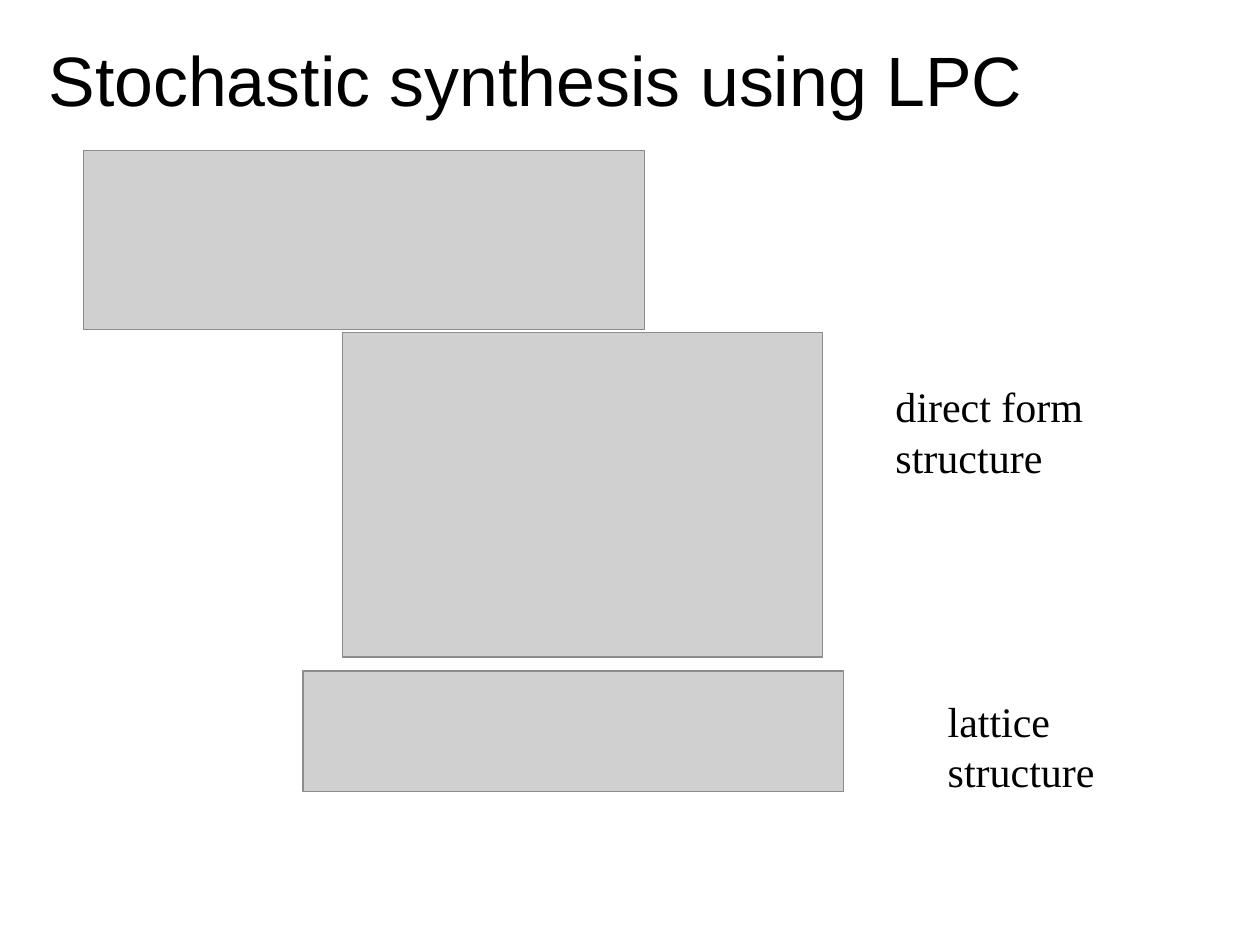
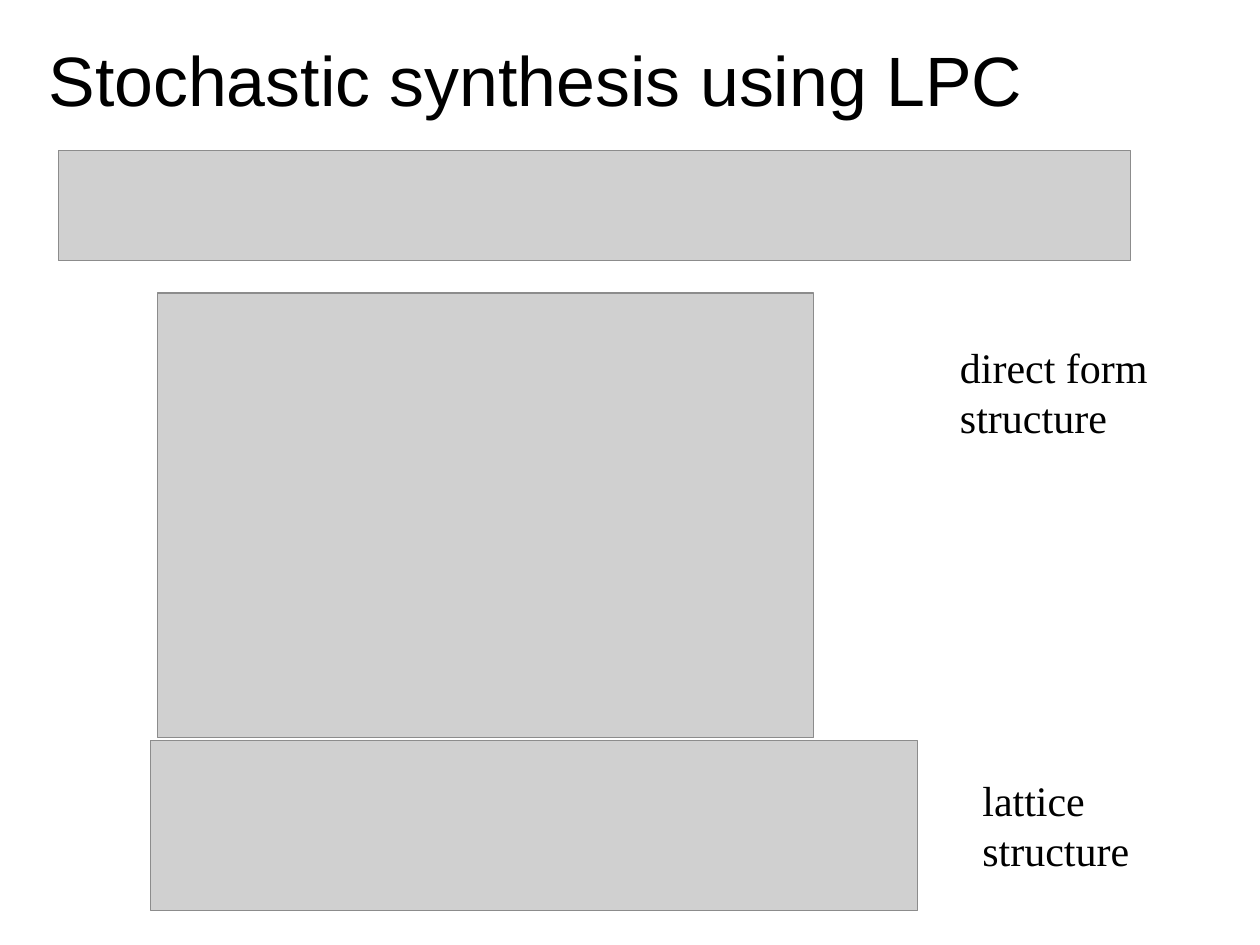
Before and after one commit to MTG/sms-tools, a slide deck: slide 8 of lectures/7-Sinusoidal-plus-residual-model/Stochastic-model.odp. Drawn at 1260x945 pixels with LibreOffice and Linux fonts; fonts in the diff are those of the drawing; grey boxes stand for pictures. Boxes give left, top, right and bottom in pixels: in the first picture for what was removed or moved away, otherwise in the second. Text is boxed around its words. In the diff, an @@ line names an element or a change of style, - is before the commit and + after.

```diff
--- a/lectures/7-Sinusoidal-plus-residual-model/Stochastic-model.odp
+++ b/lectures/7-Sinusoidal-plus-residual-model/Stochastic-model.odp
@@ picture: place and size @@
-picture at <box>83,150,644,329</box>
+picture at <box>58,150,1130,261</box>
@@ picture: place and size @@
-picture at <box>343,333,823,658</box>
+picture at <box>158,294,814,738</box>
@@ text "direct form": place and size @@
-text "direct form" at <box>895,392,1083,474</box>
+text "direct form" at <box>960,353,1148,434</box>
@@ picture: place and size @@
-picture at <box>304,672,844,791</box>
+picture at <box>150,741,917,911</box>
@@ text "lattice": place and size @@
-text "lattice" at <box>948,708,1095,788</box>
+text "lattice" at <box>982,787,1129,867</box>
```
Also in this commit, not shown: 6 other slides changed, 3 other files.
